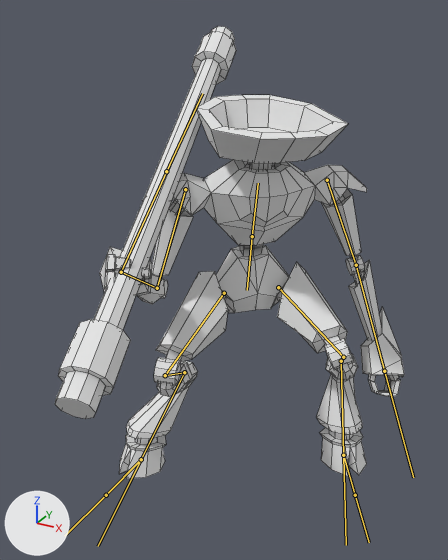
Before and after pictures for a commit that changed the FBX model Assets/Resources/Models/FBX/Entities/Manticore.fbx.
Rendered twice from a 50 mm camera at (6.68, -6.36, 5.97) aimed at (3.53, -0.63, 3.1). Arrows for +X, +Y and +Z are at lower left; the lights stay in place. Both versions are drawn at frame 21 of the action 'Armature|7.ManticoreLeftStrafe'; the numbers are the values there. The bones that bend it are drawn over the model as lines. Mesh edges are drawn as thin lines.

In view in the first picture: 'Manticore'.
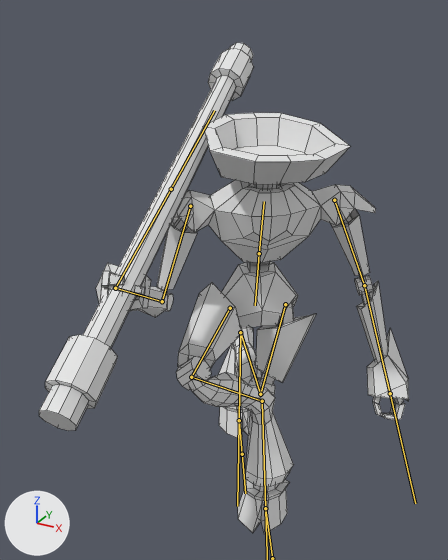
Where the change shows, as pixel boxes (x1, y1, x2, y2) in the pictures (448 x 560 px):
'Manticore', posed (6% wider, 8% taller)
    before: (55, 26, 404, 479)
    after: (39, 43, 409, 534)
bone 'Torso', root to tip
    before: (252, 236) to (258, 183)
    after: (259, 253) to (264, 201)
bone 'UpperLeg.L', root to tip
    before: (278, 287) to (343, 357)
    after: (285, 304) to (260, 394)
bone 'Calf.L', root to tip
    before: (343, 357) to (341, 361)
    after: (260, 394) to (240, 332)
bone 'Hoof.L', root to tip
    before: (341, 361) to (343, 455)
    after: (240, 332) to (239, 420)
bone 'UpperLeg.R', root to tip
    before: (224, 293) to (165, 375)
    after: (230, 308) to (191, 377)
bone 'Calf.R', root to tip
    before: (165, 375) to (184, 372)
    after: (191, 377) to (262, 401)
bone 'Hoof.R', root to tip
    before: (184, 372) to (141, 459)
    after: (262, 401) to (265, 508)
bone 'Foot.R', root to tip
    before: (141, 459) to (106, 495)
    after: (265, 508) to (272, 558)

The edits, one by one:
Bone 'Root' (bone_root) moves from (0.0, 0.0, 0.0) to (-1.68, 0.0, 0.0).
Bone 'Torso' (bone_torso) moves from (3.41, -0.32, 0.09) to (5.19, -0.52, 0.14).
Bone 'Torso' (bone_torso) turns from (-5, 41, -14) to (-4, 36, -11) degrees about its own x, y and z.
Bone 'UpperLeg.L' (bone_upperleg_l) turns from (27, 8, -7) to (-44, -1, -9) degrees about its own x, y and z.
Bone 'Calf.L' (bone_calf_l) turns from (11, 0, -14) to (9, 0, 16) degrees about its own x, y and z.
Bone 'Hoof.L' (bone_hoof_l) turns from (-21, 19, -35) to (47, 32, 41) degrees about its own x, y and z.
Bone 'UpperLeg.R' (bone_upperleg_r) turns from (4, -19, 25) to (-25, 6, 24) degrees about its own x, y and z.
Bone 'Calf.R' (bone_calf_r) turns from (0, -16, -29) to (2, -16, -59) degrees about its own x, y and z.
Bone 'Hoof.R' (bone_hoof_r) turns from (-5, -6, -9) to (-47, -49, 15) degrees about its own x, y and z.
Bone 'Foot.R' (bone_foot_r) moves from (-3.15, 0.8, 0.0) to (-6.77, 0.8, 0.0).
Bone 'Foot.R' (bone_foot_r) turns from (0, 0, 0) to (0, 0, 32) degrees about its own x, y and z.
